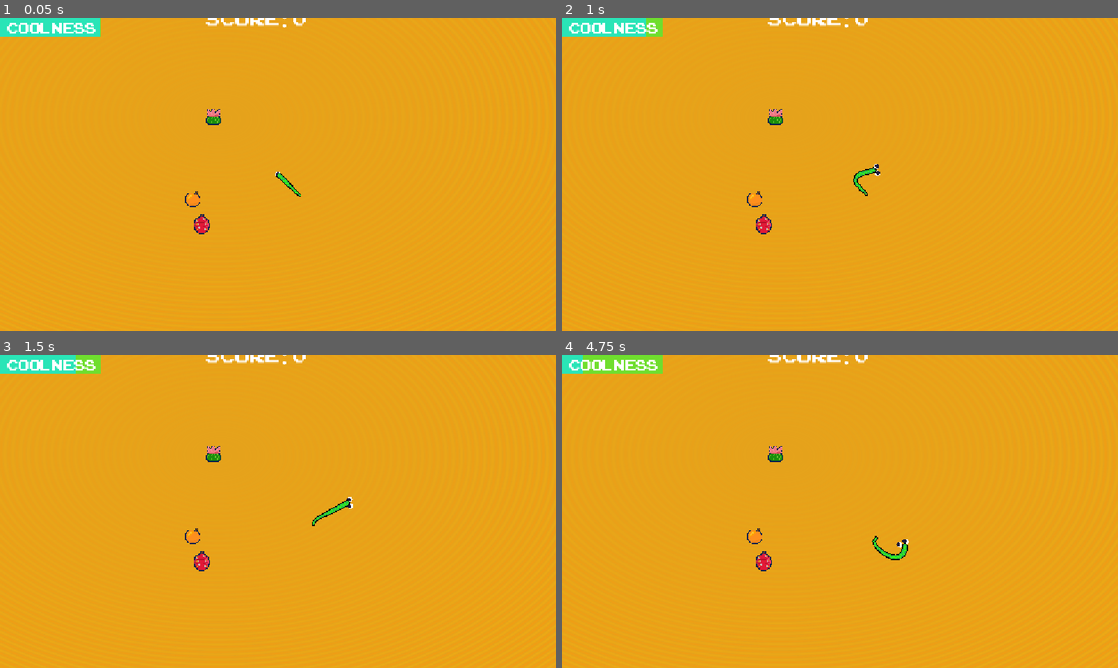
Above: before the commit, frames 1-4 (two rows, left to right).
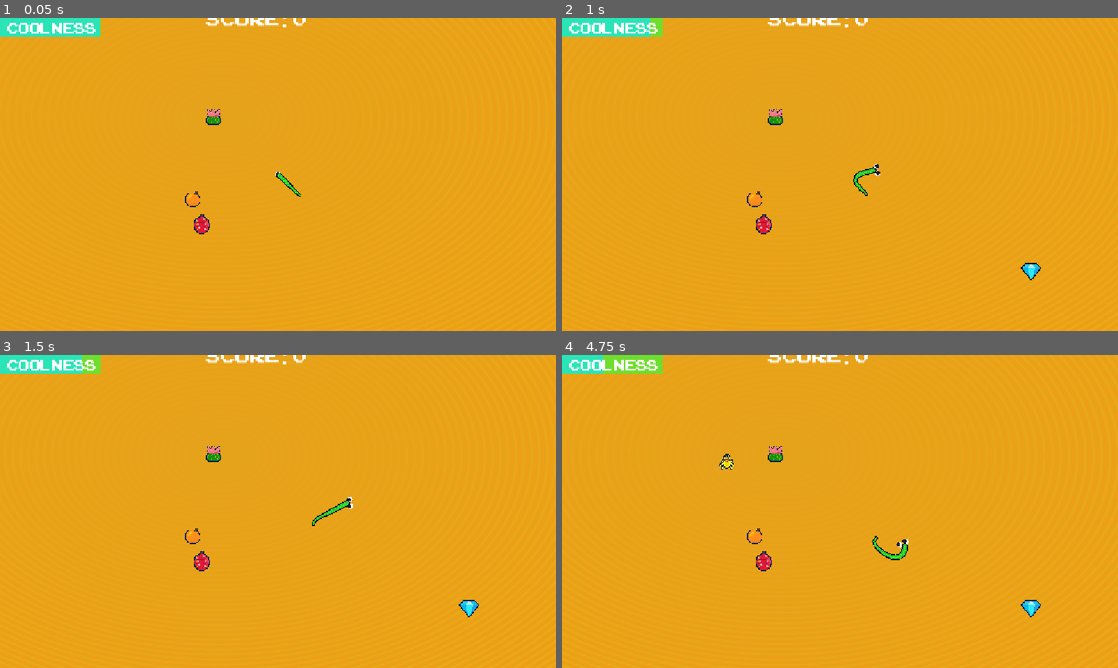
Above: after the commit, the same moments.

Repository: LeviathanGamez/Coil-Rush
Game: Godot game, scene res://scenes/main.tscn
Same seed, same stepped clock (60 frames per second), same inputs: the game is played once before the commit and once after it.
Inputs (mouse positions are in pixels of both pictures, inside the frame that each line leads up to):
- Up to frame 1 (0.05 s): no input
- Up to frame 2 (1 s): tap Enter at 0.5 s; move the mouse to (962, 158) at 0.52 s; hold Right from 0.53 s (still down); hold Space (click) from 0.53 s (still down); click (962, 158) at 0.67 s
- Up to frame 3 (1.5 s): move the mouse to (166, 527) at 1.27 s; release Right at 1.28 s; release Space (click) at 1.28 s; hold Down from 1.28 s (still down); tap Alt at 1.35 s
- Up to frame 4 (4.75 s): move the mouse to (895, 442) at 2.02 s; release Down at 2.03 s; hold Right 2.03-2.78 s; tap one key every 0.75 s from 2.1 s: Shift Space (click) Alt Shift; move the mouse to (812, 574) at 2.77 s; hold Up 2.78-3.53 s; click (812, 574) at 2.92 s; move the mouse to (1006, 558) at 3.52 s; hold Left from 3.53 s (still down); move the mouse to (673, 464) at 4.27 s

Frame 1 is identical in both runs. In frame 2, 0.2% of the frame differs, in the area x 15-87%, y 0-84%; in frame 3, 0.2%; in frame 4, 0.4%, in the area x 3-87%, y 0-84%.
Error in both runs: Invalid type in function 'lerp' in base 'Vector2'. Cannot convert argument 1 from Nil to Vector2. (res://classes/head.gd:37)

Commit message:
Added artifacts with combo
Added artifacts with combo, basically now fruits refresh coolness while artifacts build up combo

Diff:
--- /dev/null
+++ b/procedural-life/artifacts/artifact.gd
@@ -0,0 +1,36 @@
+extends Node2D
+
+@export var stats: Artifact_Type
+@onready var sprite : Sprite2D = $Sprite2D
+@onready var area2d : Area2D = $Area2D
+@onready var particle_node : Node = $"../../Particles"
+@onready var snake = $"../../snake2"
+
+signal take
+
+
+var fruit_particles = preload("res://particles/fruit_particles.tscn")
+
+func _ready():
+	if stats == null:
+		stats = load("res://artifacts/resources/coin.tres")
+	var err = area2d.area_entered.connect(taken)
+
+func _process(_delta):
+	var snake_body = snake.get_node("body")
+	if global_position.distance_to(snake_body.to_global(snake_body.points[0])) > 100:
+		sprite.material.set_shader_parameter("outline_color", Color(0.0, 0.131, 0.301, 1.0))
+	else:
+		sprite.material.set_shader_parameter("outline_color", Color(1, 1, 1, 1))
+
+
+func taken(area: Area2D):
+	if area.get_parent().name == "snake2":
+		emit_signal("take",stats.combo_plus)
+		var fruit = fruit_particles.instantiate()
+		fruit.emitting = true
+		fruit.texture = sprite.texture
+		fruit.global_position = global_position
+		particle_node.add_child(fruit)
+		var collider = area.get_parent()
+		queue_free()
--- /dev/null
+++ b/procedural-life/artifacts/resources/articfact_type.gd
@@ -0,0 +1,11 @@
+extends Resource
+class_name Artifact_Type
+
+enum Types {
+	COIN,
+	DIAMOND,
+	GOLDENSCARAB,
+}
+@export var type : Types
+@export var combo_plus : float
+@export var rareness : float
--- /dev/null
+++ b/procedural-life/artifacts/resources/coin.tres
@@ -0,0 +1,9 @@
+[gd_resource type="Resource" script_class="Artifact_Type" format=3 uid="uid://bykmc0egi7mek"]
+
+[ext_resource type="Script" uid="uid://cxdgiouagkgdd" path="res://artifacts/resources/articfact_type.gd" id="1_uox4m"]
+
+[resource]
+script = ExtResource("1_uox4m")
+combo_plus = 0.1
+rareness = 3.0
+metadata/_custom_type_script = "uid://cxdgiouagkgdd"
--- /dev/null
+++ b/procedural-life/artifacts/resources/diamond.tres
@@ -0,0 +1,10 @@
+[gd_resource type="Resource" script_class="Artifact_Type" format=3 uid="uid://o4laeqcfqvv0"]
+
+[ext_resource type="Script" uid="uid://cxdgiouagkgdd" path="res://artifacts/resources/articfact_type.gd" id="1_844hu"]
+
+[resource]
+script = ExtResource("1_844hu")
+type = 1
+combo_plus = 0.3
+rareness = 2.0
+metadata/_custom_type_script = "uid://cxdgiouagkgdd"
--- /dev/null
+++ b/procedural-life/artifacts/resources/golden_scarab.tres
@@ -0,0 +1,10 @@
+[gd_resource type="Resource" script_class="Artifact_Type" format=3 uid="uid://cko6fm7uei7o1"]
+
+[ext_resource type="Script" uid="uid://cxdgiouagkgdd" path="res://artifacts/resources/articfact_type.gd" id="1_2towp"]
+
+[resource]
+script = ExtResource("1_2towp")
+type = 2
+combo_plus = 0.5
+rareness = 1.0
+metadata/_custom_type_script = "uid://cxdgiouagkgdd"
--- /dev/null
+++ b/procedural-life/artifacts/scenes/coin.tscn
@@ -0,0 +1,31 @@
+[gd_scene format=3 uid="uid://nvg7ivuqvgdp"]
+
+[ext_resource type="Script" uid="uid://bwv5nk2qpnoqt" path="res://artifacts/artifact.gd" id="1_cni7s"]
+[ext_resource type="Shader" uid="uid://b7foah827nwbh" path="res://shaders/outline.gdshader" id="2_b4tsj"]
+[ext_resource type="Resource" uid="uid://bykmc0egi7mek" path="res://artifacts/resources/coin.tres" id="2_rckx4"]
+[ext_resource type="Texture2D" uid="uid://dpyoqb71df5op" path="res://artifacts/assets/coin.png" id="2_vjo6o"]
+
+[sub_resource type="ShaderMaterial" id="ShaderMaterial_b4tsj"]
+resource_local_to_scene = true
+shader = ExtResource("2_b4tsj")
+shader_parameter/outline_color = Color(0, 0, 0, 1)
+shader_parameter/corner_pixel = true
+
+[sub_resource type="CapsuleShape2D" id="CapsuleShape2D_3381y"]
+radius = 27.0
+height = 56.0
+
+[node name="coin" type="Node2D" unique_id=630821028 groups=["Artifacts"]]
+script = ExtResource("1_cni7s")
+stats = ExtResource("2_rckx4")
+
+[node name="Sprite2D" type="Sprite2D" parent="." unique_id=1352449754]
+material = SubResource("ShaderMaterial_b4tsj")
+scale = Vector2(2, 2)
+texture = ExtResource("2_vjo6o")
+
+[node name="Area2D" type="Area2D" parent="." unique_id=2059415997]
+
+[node name="CollisionShape2D" type="CollisionShape2D" parent="Area2D" unique_id=1101219714]
+position = Vector2(0, -2)
+shape = SubResource("CapsuleShape2D_3381y")
--- /dev/null
+++ b/procedural-life/artifacts/scenes/diamond.tscn
@@ -0,0 +1,29 @@
+[gd_scene format=3 uid="uid://ctbojk2vyvpck"]
+
+[ext_resource type="Shader" uid="uid://b7foah827nwbh" path="res://shaders/outline.gdshader" id="1_a60ts"]
+[ext_resource type="Script" uid="uid://bwv5nk2qpnoqt" path="res://artifacts/artifact.gd" id="1_kbhjo"]
+[ext_resource type="Resource" uid="uid://o4laeqcfqvv0" path="res://artifacts/resources/diamond.tres" id="2_kd4fm"]
+[ext_resource type="Texture2D" uid="uid://bi4c7mbnpi40y" path="res://artifacts/assets/diamond.png" id="2_lrr0h"]
+
+[sub_resource type="ShaderMaterial" id="ShaderMaterial_3381y"]
+resource_local_to_scene = true
+shader = ExtResource("1_a60ts")
+shader_parameter/outline_color = Color(0, 0, 0, 1)
+shader_parameter/corner_pixel = true
+
+[sub_resource type="CircleShape2D" id="CircleShape2D_6pv2d"]
+radius = 31.0
+
+[node name="diamond" type="Node2D" unique_id=1844142123 groups=["Artifacts"]]
+script = ExtResource("1_kbhjo")
+stats = ExtResource("2_kd4fm")
+
+[node name="Sprite2D" type="Sprite2D" parent="." unique_id=2049282268]
+material = SubResource("ShaderMaterial_3381y")
+scale = Vector2(2, 2)
+texture = ExtResource("2_lrr0h")
+
+[node name="Area2D" type="Area2D" parent="." unique_id=1207576778]
+
+[node name="CollisionShape2D" type="CollisionShape2D" parent="Area2D" unique_id=1143593622]
+shape = SubResource("CircleShape2D_6pv2d")
--- /dev/null
+++ b/procedural-life/artifacts/scenes/golden_scarab.tscn
@@ -0,0 +1,29 @@
+[gd_scene format=3 uid="uid://dvmnhm81wxxtt"]
+
+[ext_resource type="Script" uid="uid://bwv5nk2qpnoqt" path="res://artifacts/artifact.gd" id="1_jj6eh"]
+[ext_resource type="Resource" uid="uid://cko6fm7uei7o1" path="res://artifacts/resources/golden_scarab.tres" id="2_eqx04"]
+[ext_resource type="Texture2D" uid="uid://cee8fvg517t1s" path="res://artifacts/assets/golden_scarab.png" id="3_e8qj7"]
+[ext_resource type="Shader" uid="uid://b7foah827nwbh" path="res://shaders/outline.gdshader" id="3_eqx04"]
+
+[sub_resource type="ShaderMaterial" id="ShaderMaterial_o6psd"]
+resource_local_to_scene = true
+shader = ExtResource("3_eqx04")
+shader_parameter/outline_color = Color(0, 0, 0, 1)
+shader_parameter/corner_pixel = true
+
+[sub_resource type="CircleShape2D" id="CircleShape2D_3381y"]
+radius = 28.0
+
+[node name="golden_scarab" type="Node2D" unique_id=1413787820 groups=["Artifacts"]]
+script = ExtResource("1_jj6eh")
+stats = ExtResource("2_eqx04")
+
+[node name="Sprite2D" type="Sprite2D" parent="." unique_id=687979642]
+material = SubResource("ShaderMaterial_o6psd")
+scale = Vector2(2, 2)
+texture = ExtResource("3_e8qj7")
+
+[node name="Area2D" type="Area2D" parent="." unique_id=1241846763]
+
+[node name="CollisionShape2D" type="CollisionShape2D" parent="Area2D" unique_id=1598144434]
+shape = SubResource("CircleShape2D_3381y")
--- a/procedural-life/classes/head.gd
+++ b/procedural-life/classes/head.gd
@@ -13,7 +13,7 @@
 
 var new_direction
 var last_mouse_pos : Vector2
-
+signal death
 func _init(pos: Vector2, radi: float):
 	position = pos
 	Manager.make_more_joints.connect(update_vairables)
@@ -44,7 +44,7 @@
 		kill()
 
 func kill():
-	print("im dead")
+	emit_signal("death")
 
 func get_sides() -> Array[Vector2]:
 
--- a/procedural-life/entities/snake2/snake_2.gd
+++ b/procedural-life/entities/snake2/snake_2.gd
@@ -22,6 +22,7 @@
 
 func _ready() -> void:
 	head = Head.new(Vector2(0,0),radius)
+	head.death.connect(kill.bind("exited boundry of map"))
 	make_joints()
 	Manager.make_more_joints.connect(make_joints)
 	collision.shape.radius = int(radius)
@@ -79,12 +80,24 @@
 
 func collision_check():
 	var collision
+	var problem
+	var a
+	var b
 	for joint in joints:
-		if joint.position.distance_squared_to(head.position) < radius * radius+5:
+		if joint == head:
+			continue
+		a = joint.position.distance_squared_to(head.position)+5
+		b = Manager.distance * Manager.distance
+		if a < b:
 			collision = true
+			problem = joint
+			break
 
-	#if collision:
-	#	print("s")
-func kill():
+	if collision:
+		Manager.combo = 1
+		collision = false
+
+func kill(text):
 	print("SNAKE HAS DIED")
+	print("Cause of death: " + text)
 	#queue_free()
--- a/procedural-life/project.godot
+++ b/procedural-life/project.godot
@@ -29,6 +29,10 @@
 
 enabled=PackedStringArray("res://addons/godot_super-wakatime/plugin.cfg")
 
+[global_group]
+
+Artifacts=""
+
 [input]
 
 click={
--- a/procedural-life/scenes/main.tscn
+++ b/procedural-life/scenes/main.tscn
@@ -2,9 +2,9 @@
 
 [ext_resource type="PackedScene" uid="uid://chb7he2my5eub" path="res://entities/snake2/snake_2.tscn" id="1_o5qli"]
 [ext_resource type="Shader" uid="uid://ccc1kjvjx8j2m" path="res://shaders/twirl.gdshader" id="2_0wfyh"]
-[ext_resource type="PackedScene" uid="uid://c2m23uudgmpow" path="res://fruits/orange.tscn" id="3_tbgi4"]
-[ext_resource type="PackedScene" uid="uid://lxbcrx4efoj0" path="res://fruits/cactus_fruit.tscn" id="4_tefeu"]
-[ext_resource type="PackedScene" uid="uid://dr5hq35q03afq" path="res://fruits/prickly_pear.tscn" id="5_o6xl0"]
+[ext_resource type="PackedScene" uid="uid://c2m23uudgmpow" path="res://fruits/scenes/orange.tscn" id="3_tbgi4"]
+[ext_resource type="PackedScene" uid="uid://lxbcrx4efoj0" path="res://fruits/scenes/cactus_fruit.tscn" id="4_tefeu"]
+[ext_resource type="PackedScene" uid="uid://dr5hq35q03afq" path="res://fruits/scenes/prickly_pear.tscn" id="5_o6xl0"]
 [ext_resource type="Script" uid="uid://qkcur6q4ddkw" path="res://scripts/spawner.gd" id="6_o6xl0"]
 [ext_resource type="FontFile" uid="uid://b80ns8fksh5q" path="res://assets/ARCADECLASSIC.TTF" id="6_tefeu"]
 [ext_resource type="Script" uid="uid://b4ffcybwm5012" path="res://scripts/label.gd" id="8_tipki"]
@@ -37,6 +37,8 @@
 
 [node name="prickly_pear" parent="Fruits" unique_id=1049163394 instance=ExtResource("5_o6xl0")]
 position = Vector2(-224, 148)
+
+[node name="Artifacts" type="Node" parent="." unique_id=1715580729]
 
 [node name="snake2" parent="." unique_id=274647588 instance=ExtResource("1_o5qli")]
 z_index = 10
@@ -95,7 +97,7 @@
 text = "Combo X1"
 
 [node name="Combotimer" type="Timer" parent="UI/ComboRect" unique_id=383677483]
-wait_time = 8.0
+wait_time = 10.0
 one_shot = true
 autostart = true
 
@@ -130,7 +132,7 @@
 text = "Coolness"
 
 [node name="CoolnessTimer" type="Timer" parent="UI/CoolRect" unique_id=1268477617]
-wait_time = 6.0
+wait_time = 8.0
 one_shot = true
 autostart = true
 
--- a/procedural-life/scripts/label.gd
+++ b/procedural-life/scripts/label.gd
@@ -11,10 +11,17 @@
 
 @onready var cool_rect : ColorRect = $"../CoolRect"
 @onready var cool_rect2 : ColorRect = $"../CoolRect2"
+@onready var fruit_node : Node = $"../../Fruits"
+@onready var artifact_node : Node = $"../../Artifacts"
 
 func _process(_delta):
-	for fruit in $"../../Fruits".get_children():
-		fruit.eat.connect(change_score)
+	for fruit in fruit_node.get_children():
+		if not fruit.eat.is_connected(change_score):
+			fruit.eat.connect(change_score)
+	for artifact in artifact_node.get_children():
+		if not artifact.take.is_connected(change_combo):
+			artifact.take.connect(change_combo)
+
 	text = "Score: " + str(int(Manager.score))
 	combo_label.text = "Combo: X" + str(Manager.combo)
 	combo_rect.size.x = combo_label.size.x + 28
@@ -23,10 +30,9 @@
 func change_score(value):
 	Manager.score += value * Manager.combo
 	coolness_timer.start()
-	change_combo()
 
-func change_combo():
-	Manager.combo += 0.2
+func change_combo(value):
+	Manager.combo += value
 	combo_timer.start()
 
 func _on_combotimer_timeout() -> void:
@@ -34,4 +40,4 @@
 
 
 func _on_coolness_timer_timeout() -> void:
-	snake.kill()
+	snake.kill("timeout")
--- a/procedural-life/scripts/spawner.gd
+++ b/procedural-life/scripts/spawner.gd
@@ -1,16 +1,25 @@
 extends Node
 
-var cactus_scene = preload("res://fruits/cactus_fruit.tscn")
-var orange = preload("res://fruits/orange.tscn")
-var prickly_pear = preload("res://fruits/prickly_pear.tscn")
-var fruits = [cactus_scene,orange,prickly_pear]
+var cactus = preload("res://fruits/scenes/cactus_fruit.tscn")
+var orange = preload("res://fruits/scenes/orange.tscn")
+var prickly_pear = preload("res://fruits/scenes/prickly_pear.tscn")
+var fruits = [cactus,orange,prickly_pear]
+
+var coin = preload("res://artifacts/scenes/coin.tscn")
+var diamond = preload("res://artifacts/scenes/diamond.tscn")
+var golden_scarab = preload("res://artifacts/scenes/golden_scarab.tscn")
+var artifacts = [coin,coin,coin,diamond,diamond,golden_scarab]
 @onready var fruit_node = $"../Fruits"
+@onready var artifact_node = $"../Artifacts"
 @onready var snake = $"../snake2"
 @onready var spawn_timer : Timer = $Timer
 var can_trigger = true
+var can_trigger2 = true
 
 var fruit
 var old_fruit
+var artifact
+var old_artifact
 
 var x_bound = 730
 var y_bound = 370
@@ -22,11 +31,25 @@
 		await get_tree().create_timer(1).timeout
 		var position = Vector2(randi_range(-x_bound,x_bound),randi_range(-y_bound,y_bound))
 		var snake_body = snake.get_node("body")
-		#while position.distance_to(snake_body.to_global(snake_body.points[0])) < 300:
-		#	position = Vector2(randi_range(-576,576),randi_range(-324,324))
+		while position.distance_to(snake_body.to_global(snake_body.points[0])) < 300:
+			position = Vector2(randi_range(-576,576),randi_range(-324,324))
 		while fruit == old_fruit:
 			fruit = fruits.pick_random().instantiate()
 		old_fruit = fruit
 		fruit.global_position = position
 		fruit_node.add_child(fruit)
 		can_trigger = true
+	if get_tree().get_nodes_in_group("Artifacts").size() < 2 and can_trigger2:
+		can_trigger2 = false
+		old_artifact = artifact
+		await get_tree().create_timer(1).timeout
+		var position = Vector2(randi_range(-x_bound,x_bound),randi_range(-y_bound,y_bound))
+		var snake_body = snake.get_node("body")
+		while position.distance_to(snake_body.to_global(snake_body.points[0])) < 300:
+			position = Vector2(randi_range(-576,576),randi_range(-324,324))
+		while artifact == old_artifact:
+			artifact = artifacts.pick_random().instantiate()
+		old_artifact = artifact
+		artifact.global_position = position
+		artifact_node.add_child(artifact)
+		can_trigger2 = true
Not shown, added: procedural-life/artifacts/artifact.gd.uid
Binary file added: procedural-life/artifacts/assets/coin.png
Not shown, added: procedural-life/artifacts/assets/coin.png.import
Binary file added: procedural-life/artifacts/assets/diamond.png
Not shown, added: procedural-life/artifacts/assets/diamond.png.import
Binary file added: procedural-life/artifacts/assets/golden_scarab.png
Not shown, added: procedural-life/artifacts/assets/golden_scarab.png.import
Not shown, added: procedural-life/artifacts/resources/articfact_type.gd.uid
Renamed: procedural-life/fruits/cactus_fruit.tscn -> procedural-life/fruits/scenes/cactus_fruit.tscn
Renamed: procedural-life/fruits/orange.tscn -> procedural-life/fruits/scenes/orange.tscn
Renamed: procedural-life/fruits/prickly_pear.tscn -> procedural-life/fruits/scenes/prickly_pear.tscn
